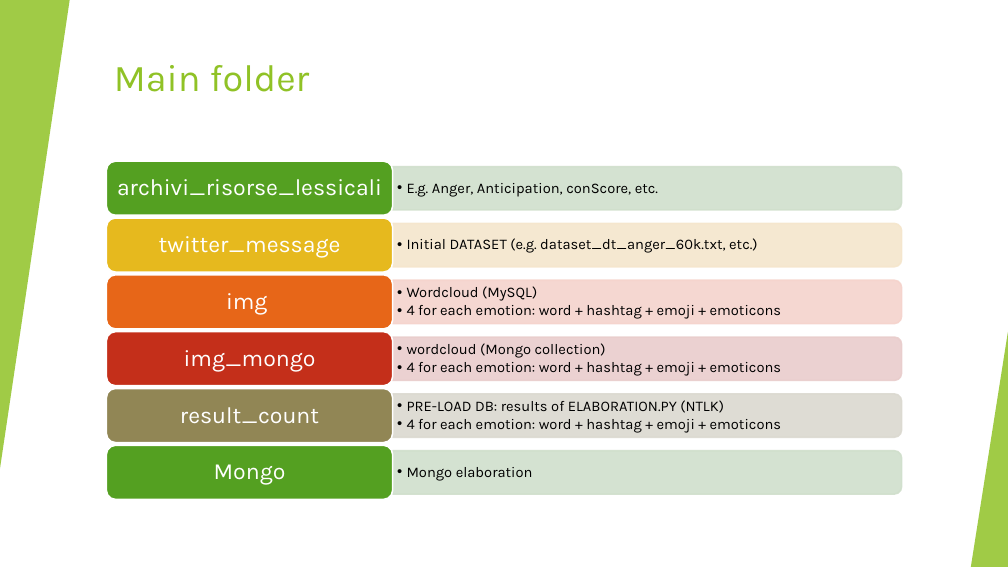
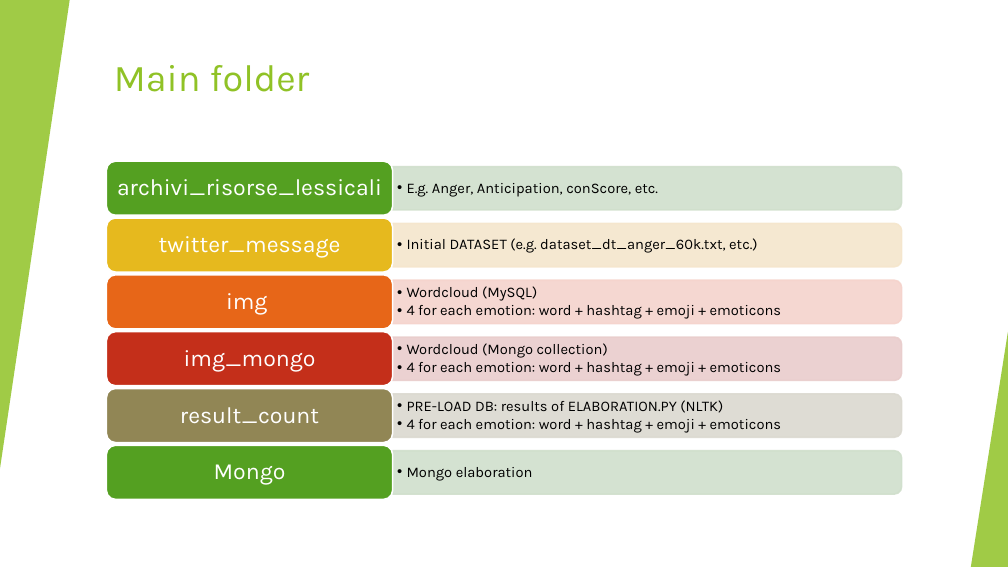
Before and after one commit to lucaMari94/mongodb-sentiment-analysis, a slide deck: slide 8 of silde/slide.pptx. Drawn at 1008x567 pixels with LibreOffice and Linux fonts; fonts in the diff are those of the drawing. Boxes give left, top, right and bottom in pixels: in the first picture for what was removed or moved away, otherwise in the second. Text is boxed around its words. In the diff, an @@ line names an element or a change of style, - is before the commit and + after.

Commit message:
slide

```diff
--- a/silde/slide.pptx
+++ b/silde/slide.pptx
@@ text at [407, 343, 608, 358]: text changed @@
-  • wordcloud (Mongo collection)
+  • Wordcloud (Mongo collection)
@@ text at [407, 400, 723, 413]: text changed @@
-  • PRE-LOAD DB: results of ELABORATION.PY (NTLK)
+  • PRE-LOAD DB: results of ELABORATION.PY (NLTK)
```
Also in this commit, not shown: 1 other file.
